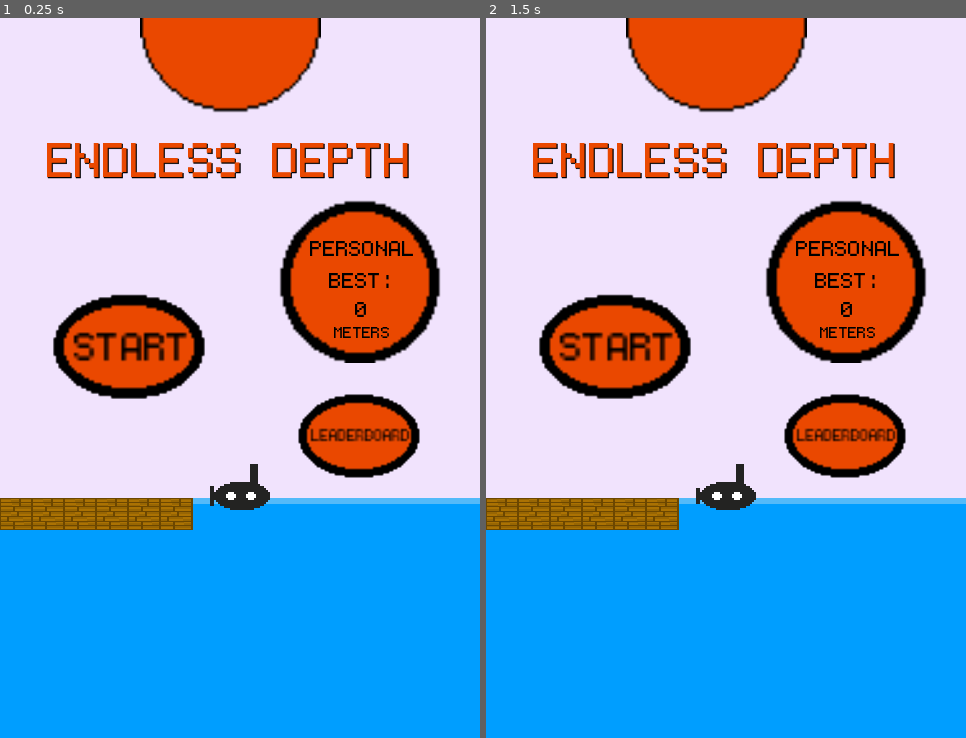
Above: before the commit, frames 1-2 (left to right).
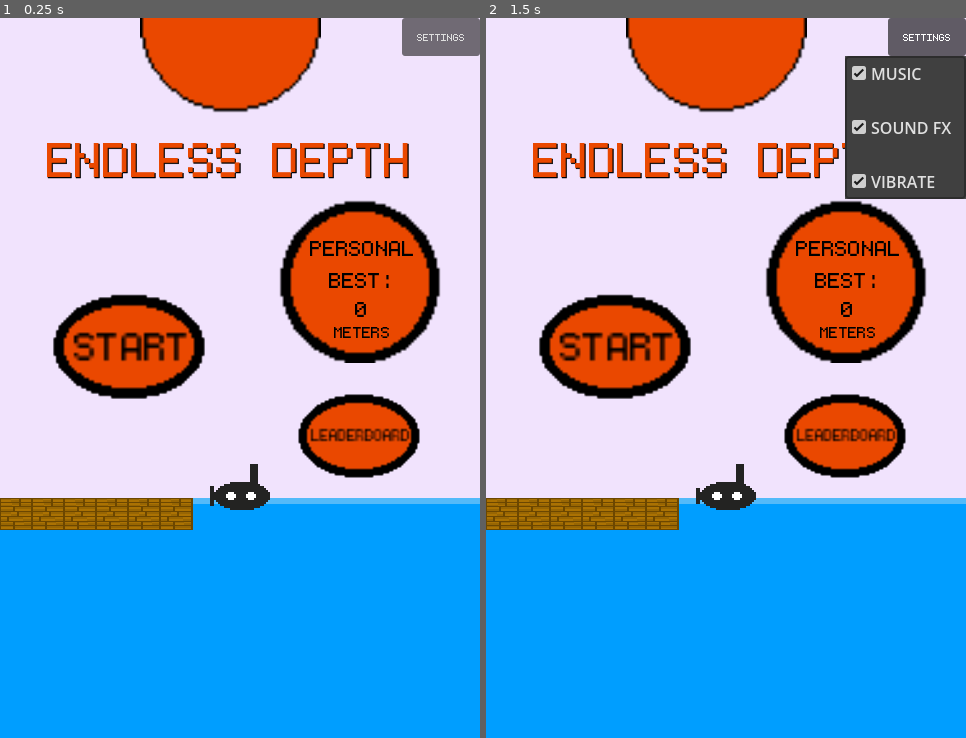
Above: after the commit, the same moments.

Repository: seb-navarro/Endless_Depth
Game: Godot game, scene res://Menu/Menu.tscn
Same seed, same stepped clock (60 frames per second), same inputs: the game is played once before the commit and once after it.
Inputs (mouse positions are in pixels of both pictures, inside the frame that each line leads up to):
- Up to frame 1 (0.25 s): no input
- Up to frame 2 (1.5 s): click (927, 39) at 0.5 s, where only the run after the commit has a clickable "SETTINGS"; tap Enter at 1.25 s; hold D (move_right) from 1.28 s (still down)

The runs differ from the first frame. In frame 1, 0.9% of the frame differs, in the area x 83-100%, y 0-6%; in frame 2, 5.9%, in the area x 74-100%, y 0-26%.

Commit message:
Started settings menu and fixed music on/off

Diff:
--- a/Global/global.gd
+++ b/Global/global.gd
@@ -7,6 +7,9 @@
 var high_score
 var previous_scene
 var difficulty = 1.0
+var music
+var soundfx
+var vibrate
 const save_path = "user://player_high_score.save"
 
 
@@ -20,6 +23,9 @@
 	run_depth = 0
 	# Loads the user's high score from the file.
 	load_score()
+	music = true
+	soundfx = true
+	vibrate = true
 
 # Called every frame. 'delta' is the elapsed time since the previous frame.
 func _process(delta: float) -> void:
--- a/Main/main.gd
+++ b/Main/main.gd
@@ -16,10 +16,11 @@
 	if Global.previous_scene == "refuel":
 		Global.difficulty = Global.difficulty * 0.75
 	elif Global.previous_scene == "menu":
-		BackgroundMusic.play()
 		Global.run_fuel = 100
 		Global.run_depth = 0
 		Global.difficulty = 1
+	elif Global.previous_scene == "menu" and Global.music == true:
+		BackgroundMusic.play()
 
 	# Difficulty applied.
 	$Spawner/EnemyTimer.wait_time = Global.difficulty
--- a/Menu/Menu.tscn
+++ b/Menu/Menu.tscn
@@ -398,6 +398,34 @@
 wait_time = 0.25
 one_shot = true
 
+[node name="Settings" type="MenuButton" parent="."]
+layout_mode = 1
+anchors_preset = 1
+anchor_left = 1.0
+anchor_right = 1.0
+offset_left = -78.0
+offset_bottom = 38.0
+grow_horizontal = 0
+theme_override_fonts/font = ExtResource("7_h5yxf")
+text = "SETTINGS"
+flat = false
+item_count = 5
+popup/item_0/text = "MUSIC"
+popup/item_0/checkable = 1
+popup/item_0/checked = true
+popup/item_1/id = 1
+popup/item_1/disabled = true
+popup/item_2/text = "SOUND FX"
+popup/item_2/checkable = 1
+popup/item_2/checked = true
+popup/item_2/id = 2
+popup/item_3/id = 3
+popup/item_3/disabled = true
+popup/item_4/text = "VIBRATE"
+popup/item_4/checkable = 1
+popup/item_4/checked = true
+popup/item_4/id = 4
+
 [connection signal="released" from="StartButton" to="." method="_on_start_button_released"]
 [connection signal="timeout" from="Fade/TransitionTimer" to="." method="_on_menu_timer_timeout"]
 [connection signal="timeout" from="Fade/FadeTimer" to="." method="_on_animation_timer_timeout"]
--- a/Menu/menu.gd
+++ b/Menu/menu.gd
@@ -2,16 +2,34 @@
 
 var pressed
 var movement = 200
+var popup_menu
+var music_loop
 
 # Called when the node enters the scene tree for the first time.
 func _ready() -> void:
 	# Plays the main theme music and fetches the high score from the global variable.
-	if Global.previous_scene != "leaderboard":
+	if Global.previous_scene != "leaderboard" and Global.music == true:
 		BackgroundMusic.play()
 	$Subamrine.play("subamrine_menu")
 	pressed = false
 	$Fade/ColorRect.visible = false
 	$PersonalBestTexture/PersonalBestValue.text = str(Global.high_score)
+	popup_menu = $Settings.get_popup()
+	popup_menu.index_pressed.connect(on_index_pressed)
+
+	if Global.previous_scene == "leaderboard":
+		music_loop = false
+	else:
+		music_loop = true
+
+	if Global.music == false:
+		popup_menu.set_item_checked(0, false)
+
+	if Global.soundfx == false:
+		popup_menu.set_item_checked(2, false)
+
+	if Global.vibrate == false:
+		popup_menu.set_item_checked(4, false)
 
 # Called every frame. 'delta' is the elapsed time since the previous frame.
 func _process(delta: float) -> void:
@@ -19,6 +37,33 @@
 	if pressed == true:
 		$Subamrine.position.y += movement * delta
 		$Subamrine.speed_scale = 10
+
+	if popup_menu.is_item_checked(0):
+		Global.music = true
+	else:
+		Global.music = false
+
+	if popup_menu.is_item_checked(2):
+		Global.soundfx = true
+	else:
+		Global.soundfx = false
+
+	if popup_menu.is_item_checked(4):
+		Global.vibrate = true
+	else:
+		Global.vibrate = false
+
+
+	if Global.music == false:
+		BackgroundMusic.stop()
+		music_loop = true
+
+	if music_loop == true:
+		if Global.music == true:
+			print("check")
+			BackgroundMusic.play()
+			music_loop = false
+
 
 
 # Sets the previous scene for retrieval in the following scene.
@@ -59,6 +104,14 @@
 	$StartButton.hide()
 	$LeaderboardButton/LeaderboardTimer.start()
 
+
+func on_index_pressed(index: int):
+	if popup_menu.is_item_checked(index):
+		popup_menu.set_item_checked(index, false)
+	else:
+		popup_menu.set_item_checked(index, true)
+
+
 # Timer is used so button sound can be heard before switching to new scene
 func _on_leaderboard_timer_timeout() -> void:
 	Global.previous_scene = "menu"
